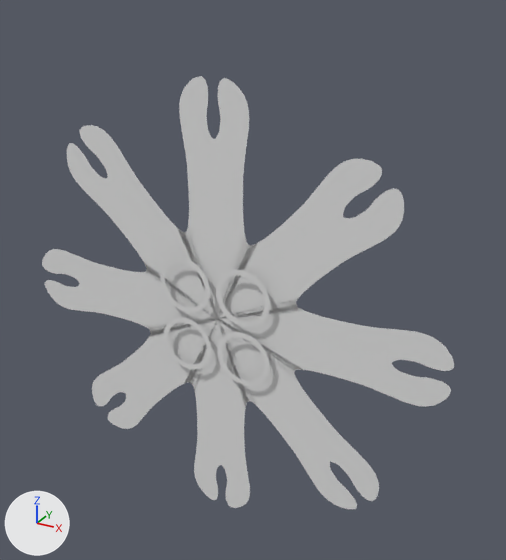
Two versions of the Blender file Enemies/IceFairyEphyra.blend, one commit apart.
One viewpoint serves both versions: a camera (50 mm lens) standing at (4.13, -6.61, 3.93) and looking at (0.34, 0.28, 0.49). Lighting does not change. The marker at lower left points along +X, +Y and +Z. The older version comes first.

In view in the first picture: 'Circle', 'Ephyra'.
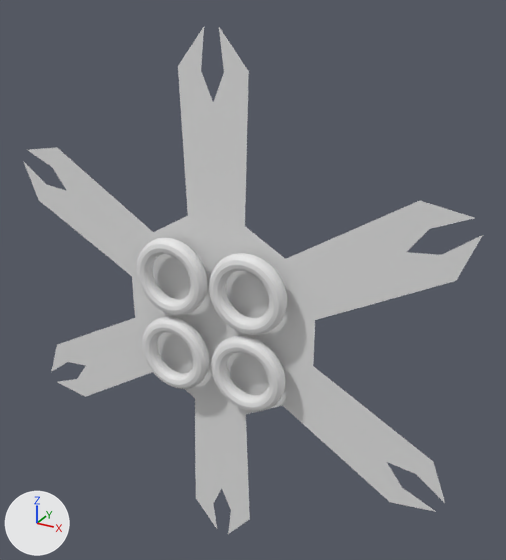
ob_empty is not drawn itself; it is used by a modifier of ob_ephyra.

Where the change shows, as pixel boxes [x1, y1, x2, y2] in the pictures (506 x 560 px):
'Ephyra', reshaped, modifiers changed (12% wider, 17% taller): before [42, 76, 454, 509]; after [23, 27, 483, 534]
'Circle', reshaped (36% wider, 35% taller): before [160, 257, 270, 386]; after [137, 238, 287, 412]
part 2 of me_circle, added: after [209, 253, 287, 335]
part 3 of me_circle, added: after [137, 238, 207, 315]
part 4 of me_circle, added: after [142, 317, 210, 389]
part 5 of me_circle, added: after [211, 336, 285, 412]
part 6 of me_circle, deleted: before [216, 270, 270, 327]
part 7 of me_circle, deleted: before [217, 332, 269, 386]
part 8 of me_circle, deleted: before [160, 257, 210, 313]
part 9 of me_circle, deleted: before [164, 317, 212, 370]

What changed in the scene script:
```text
Change me_cube:
    verts and faces of me_cube; kept vertices keep their numbers, new ones are numbered from 39
    remove me_cube.from_pydata(...)  # 39 vertices, 1 face; spans x 0.0..0.56, y 0.0, z -0.03..2.9
    add me_cube.from_pydata(...)  # 7 vertices, 1 face; spans x 0.0..0.66, y 0.0, z -0.03..3.42
    me_cube part 1
    add delete_vertices([0, 1, *range(3, 39)])  # with the faces that use them
    add verts[39] = (0.0, 0.0, 2.63)  # pixel (213, 102)
    add verts[40] = (0.66, 0.0, 1.13)  # pixel (265, 242)
    add verts[41] = (0.14, 0.0, 2.96)  # pixel (223, 72)
    add verts[42] = (0.09, 0.0, 3.42)  # pixel (218, 26)
    add verts[43] = (0.44, 0.0, 2.99)  # pixel (248, 71)
    add verts[44] = (0.39, 0.0, 1.28)  # pixel (244, 226)
    add faces += [(2, 40, 44, 43, 42, 41, 39)]
Change me_circle:
    used by ob_circle; location = (0.0, -0.1, 0.0); rotation_euler = (1.571, 0.0, 0.0), in degrees (90, 0, 0); scale = (1.09, 1.09, 1.09)
    remove me_circle.from_pydata(...)  # 192 vertices, 96 faces; spans x -0.712..0.712, y -0.712..0.712, z 0.0
    add me_circle.from_pydata(...)  # 2304 vertices, 2304 faces; spans x -0.945..0.945, y -0.945..0.945, z 0.0..0.184
    me_circle part 2: a new loose piece, a torus around z (ring radius 0.367, tube radius 0.092) spanning x 0.028..0.945, y 0.028..0.945, z 0.0..0.184
    me_circle part 3: a new loose piece, a torus around z (ring radius 0.367, tube radius 0.092) spanning x -0.945..-0.028, y 0.028..0.945, z 0.0..0.184
    me_circle part 4: a new loose piece, a torus around z (ring radius 0.367, tube radius 0.092) spanning x -0.945..-0.028, y -0.945..-0.028, z 0.0..0.184
    me_circle part 5: a new loose piece, a torus around z (ring radius 0.367, tube radius 0.092) spanning x 0.028..0.945, y -0.945..-0.028, z 0.0..0.184
    me_circle part 6: the loose piece of 48 vertices spanning x 0.037..0.712, y 0.037..0.712, z 0.0 is deleted
    me_circle part 7: the loose piece of 48 vertices spanning x 0.037..0.712, y -0.712..-0.037, z 0.0 is deleted
    me_circle part 8: the loose piece of 48 vertices spanning x -0.712..-0.037, y 0.037..0.712, z 0.0 is deleted
    me_circle part 9: the loose piece of 48 vertices spanning x -0.712..-0.037, y -0.712..-0.037, z 0.0 is deleted
Change ob_ephyra:
    where _m = ob_ephyra.modifiers.new('Array', 'ARRAY')
    _m.count: 8 -> 6
Change ob_empty:
    ob_empty.rotation_euler: (0.0, 2.356, 0.0) -> (0.0, 5.236, 0.0)  # degrees (0, 135, 0) -> degrees (0, 300, 0)
```
